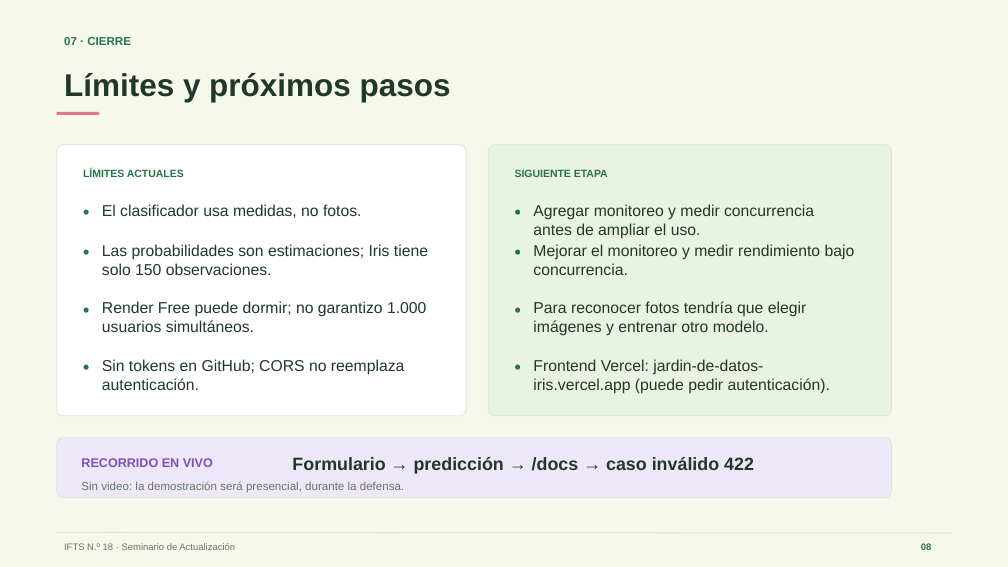
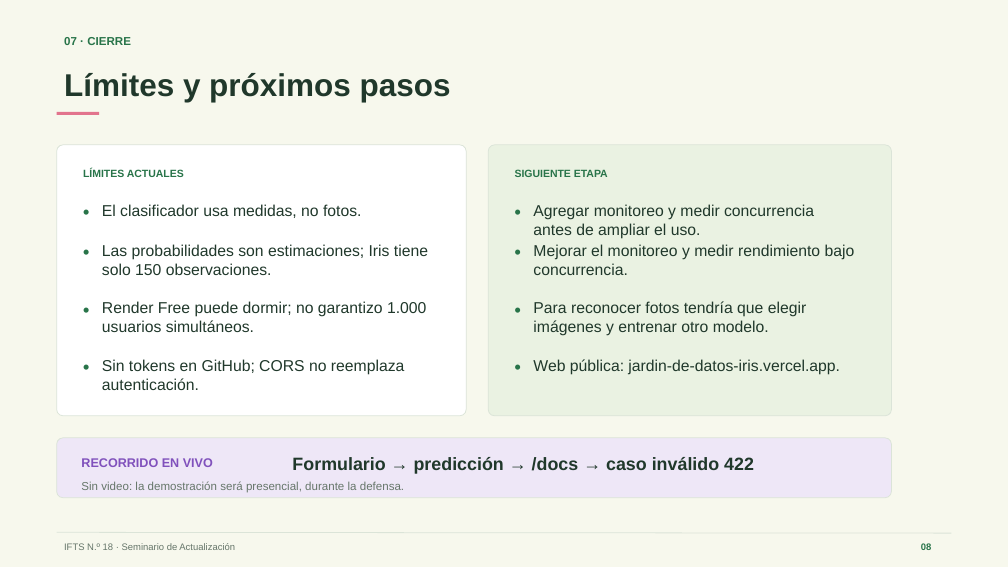
Before and after one commit to griseldablanco78-blip/Seminario2026, a slide deck: slide 8 of Clase 13/TP_Final/TPF_Blanco_Griselda.pptx. Drawn at 1008x567 pixels with LibreOffice and Linux fonts; fonts in the diff are those of the drawing. Boxes give left, top, right and bottom in pixels: in the first picture for what was removed or moved away, otherwise in the second. Text is boxed around its words. In the diff, an @@ line names an element or a change of style, - is before the commit and + after.

Commit message:
Clase 13: agregar enlaces clickeables a la entrega
Tarea: facilitar el acceso de la docente a la web pública del proyecto y a la documentación de la API.

Agrega enlaces externos en la portada del informe y en las diapositivas de arquitectura y API. Actualiza README e informe con la web pública verificada y la predicción comprobada desde el formulario. Solo modifica Clase 13/TP_Final.

```diff
--- a/Clase 13/TP_Final/TPF_Blanco_Griselda.pptx
+++ b/Clase 13/TP_Final/TPF_Blanco_Griselda.pptx
@@ text at box(533, 359, 840, 375): text changed @@
-Frontend Vercel: jardin-de-datos-iris.vercel.app (puede pedir autenticación).
+Web pública: jardin-de-datos-iris.vercel.app.
```
Also in this commit, not shown: 2 other slides changed, 2 other files.
